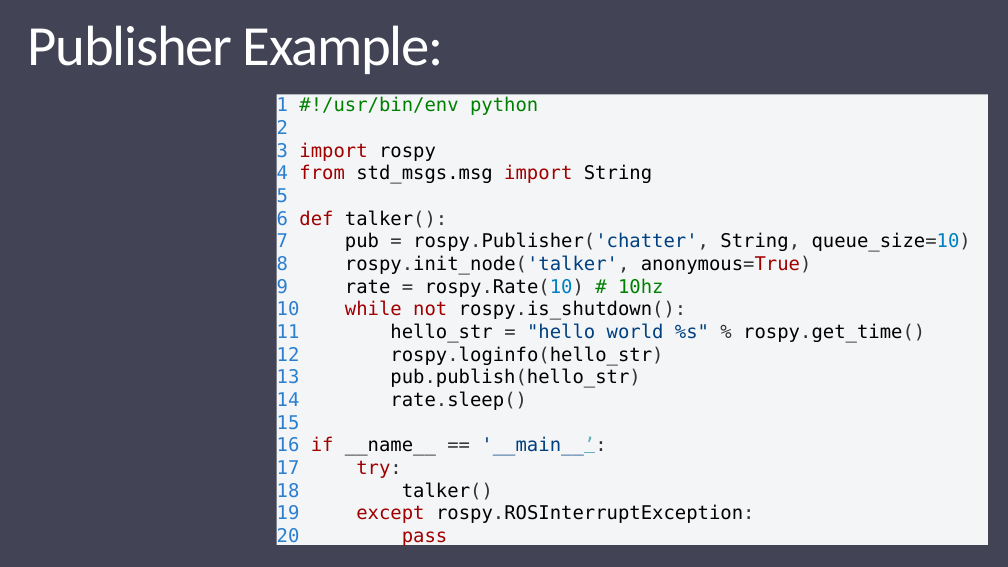
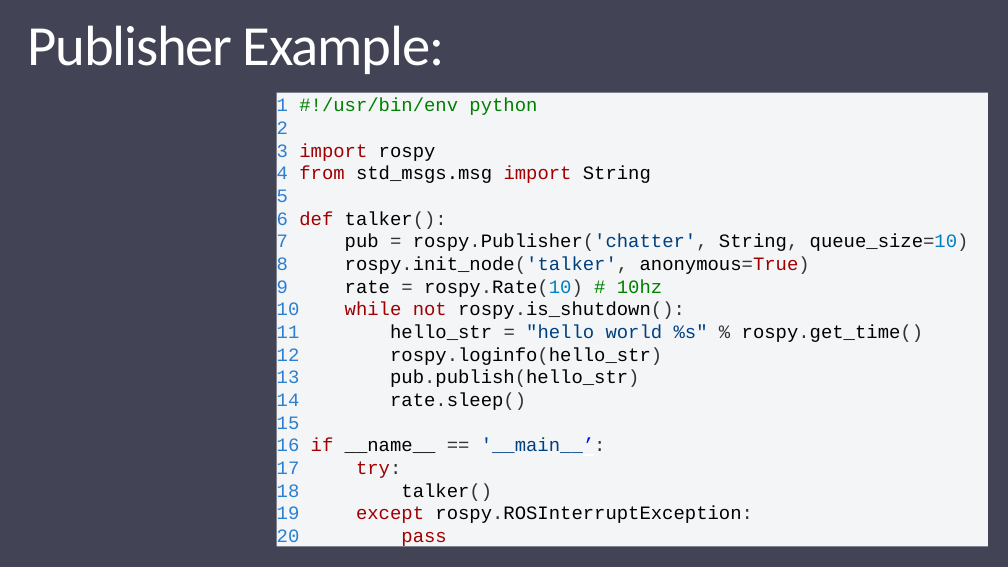
Before and after one commit to ObjExtract/ROS-Spring2019, a slide deck: slide 8 of ROS Course Week 2.pptx. Drawn at 1008x567 pixels with LibreOffice and Linux fonts; fonts in the diff are those of the drawing. Boxes give left, top, right and bottom in pixels: in the first picture for what was removed or moved away, otherwise in the second. Text is boxed around its words. In the diff, an @@ line names an element or a change of style, - is before the commit and + after.

```diff
--- a/ROS Course Week 2.pptx
+++ b/ROS Course Week 2.pptx
@@ rectangle "1 #!/usr/bin/env python" at bbox=[277, 93, 988, 547]: font DejaVu Sans Mono to Courier New; text colour #67AFBD to #0000FF in "'__main__’:"; text to rectangle @@
```
Also in this commit, not shown: 17 other slides changed, 1 other file.
